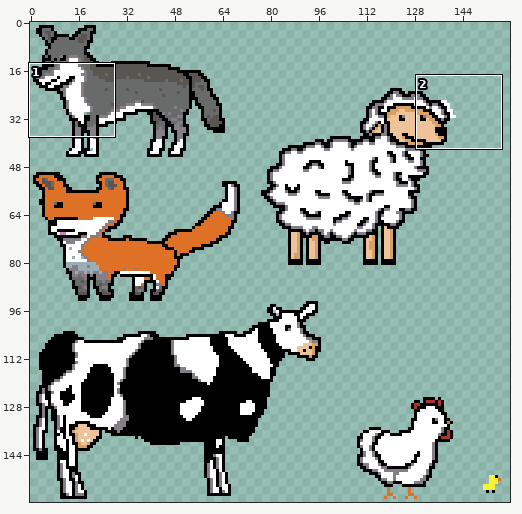
File history of a sprite sheet, Assets/ArtAssest/Animals/AnimalsForPopulationOutOfBounds.png. Above, an overview of the earlier version with the close-up marked.
Close-up. Old version:
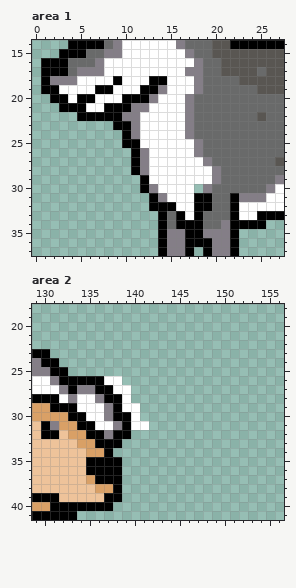
The file is 160x160 pixels. Shown: area 1: x 0..27, y 14..37; area 2: x 129..156, y 18..41.
After the commit:
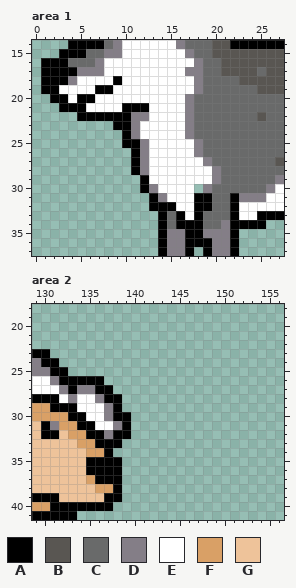
Palette (. is transparent): A #000000  B #595652  C #696a6a  D #847e87  E #ffffff  F #d9a066  G #eec39a
Author's note on the commit: made new game manager and new animal
Edits made:
Changed rows in their new state; - is an unchanged pixel.
Area 1:
first column x 2:
17 --A----------
18 AA---------EE
19 ----------EEE
20 --------EEEE-
21 ------EE-AA--
22 --------A-D--
25 ----------D--
Area 2:
first column x 137:
26 ..---
27 -..--
28 --.--
29 --..-
30 ---.-
31 ---..
Where, in picture pixels (left, top, right, bottom), the same in both close-ups:
changed: (50, 67, 167, 148)
erased: (104, 376, 149, 430)
